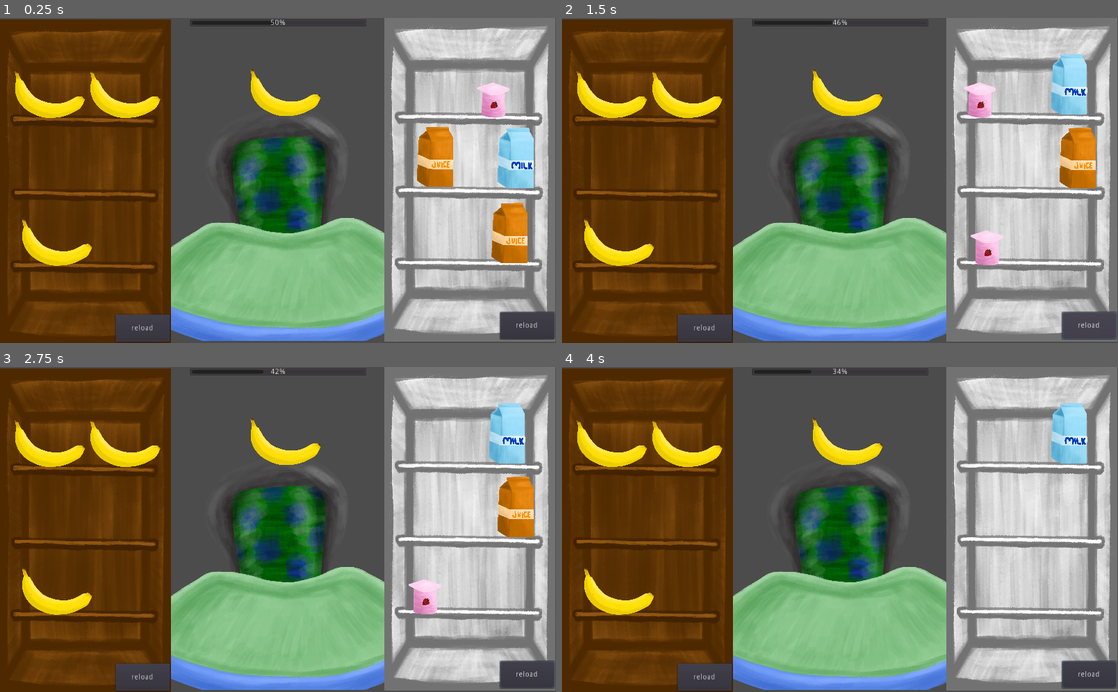
Above: before the commit, frames 1-4 (two rows, left to right).
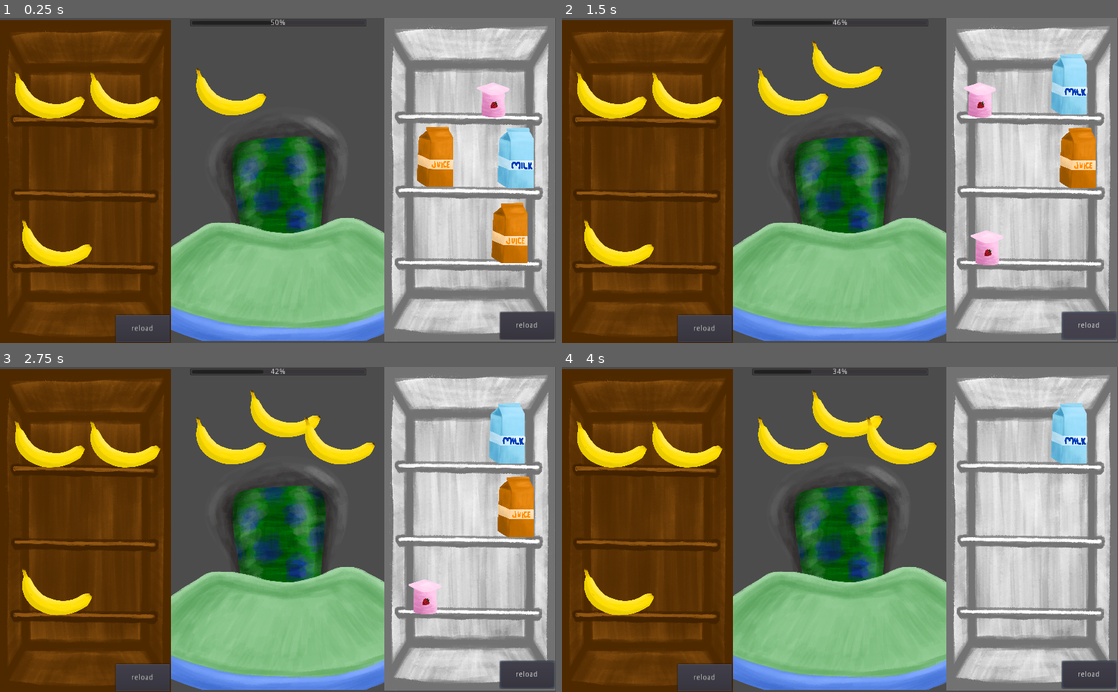
Above: after the commit, the same moments.

Repository: metcalf-putnam/famJam2021
Game: Godot game, scene res://base_scene/base.tscn
Same seed, same stepped clock (60 frames per second), same inputs: the game is played once before the commit and once after it.
Inputs (mouse positions are in pixels of both pictures, inside the frame that each line leads up to):
- Up to frame 1 (0.25 s): no input
- Up to frame 2 (1.5 s): tap Enter at 0.5 s; move the mouse to (1062, 92) at 0.52 s; click (1062, 92) at 0.67 s; click "reload" at 1.25 s
- Up to frame 3 (2.75 s): move the mouse to (428, 441) at 2.02 s; click (428, 441) at 2.17 s
- Up to frame 4 (4 s): move the mouse to (1073, 513) at 2.77 s; click (1073, 513) at 2.92 s; move the mouse to (995, 588) at 3.52 s; click (995, 588) at 3.67 s

The runs differ from the first frame. In frame 1, 1.9% of the frame differs, in the area x 0-58%, y 0-100%; in frame 2, 2.5%; in frame 3, 3.0%, in the area x 0-68%, y 0-100%; in frame 4, 3.0%.

Commit message:
now have three progressing clues (texture tbd)

Diff:
--- a/baby/baby.gd
+++ b/baby/baby.gd
@@ -3,6 +3,8 @@
 var chosen_food
 var accepted_change := 4.0
 var declined_change := -4.0
+var clue_time_seconds = 2
+var check_int
 
 
 func _ready():
@@ -18,12 +20,26 @@
 
 	var rand_num = rng.randi_range(0, num -1)
 	chosen_food = FoodDic.foods[rand_num]
+	$Clue1.texture = null
+	$Clue2.texture = null
+	$Clue3.texture = null
 	think_about_food()
 
 
 func think_about_food():
-	$Thought.texture = load(chosen_food["sprite_path"])
+	check_int = rng.randi()
+	var texture = load(chosen_food["sprite_path"])
 
+	$Tween.interpolate_callback(self, 0, "populate_clue", check_int, 1, texture)
+	$Tween.interpolate_callback(self, 1, "populate_clue", check_int, 2, texture)
+	$Tween.interpolate_callback(self, 2, "populate_clue", check_int, 3, texture)
+	$Tween.start()
+
+func populate_clue(event_check_int, clue_number, texture):
+	if (check_int != event_check_int):
+		return
+
+	get_node("Clue" + str(clue_number)).texture = texture
 
 func _on_food_clicked(food_name):
 	if food_name == chosen_food["name"]:
--- a/baby/baby.tscn
+++ b/baby/baby.tscn
@@ -11,6 +11,16 @@
 scale = Vector2( 0.2, 0.2 )
 texture = ExtResource( 1 )
 
-[node name="Thought" type="Sprite" parent="."]
-position = Vector2( 513.151, 136.522 )
+[node name="Clue1" type="Sprite" parent="."]
+position = Vector2( 413, 135 )
 scale = Vector2( 0.1, 0.1 )
+
+[node name="Clue2" type="Sprite" parent="."]
+position = Vector2( 513, 85 )
+scale = Vector2( 0.1, 0.1 )
+
+[node name="Clue3" type="Sprite" parent="."]
+position = Vector2( 613, 135 )
+scale = Vector2( 0.1, 0.1 )
+
+[node name="Tween" type="Tween" parent="."]
--- a/base_scene/base.tscn
+++ b/base_scene/base.tscn
@@ -18,7 +18,7 @@
 food_object = ExtResource( 6 )
 
 [node name="pantry" parent="." instance=ExtResource( 3 )]
-position = Vector2( -707.981, 4.76221 )
+position = Vector2( -707.981, 5.76221 )
 image = ExtResource( 1 )
 food_object = ExtResource( 6 )
 
--- a/food_holder/food_holder.tscn
+++ b/food_holder/food_holder.tscn
@@ -47,4 +47,6 @@
 
 [node name="f" type="Position2D" parent="food_locations"]
 position = Vector2( 65.6909, 124.567 )
+
+[node name="Timer" type="Timer" parent="."]
 [connection signal="pressed" from="Button" to="." method="_on_Button_pressed"]
